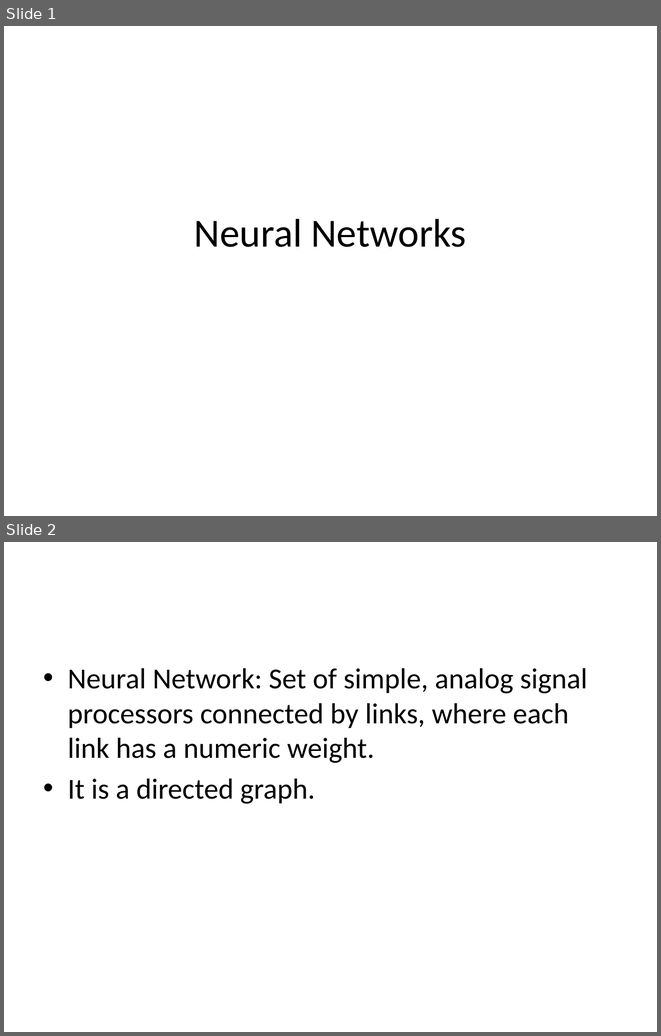
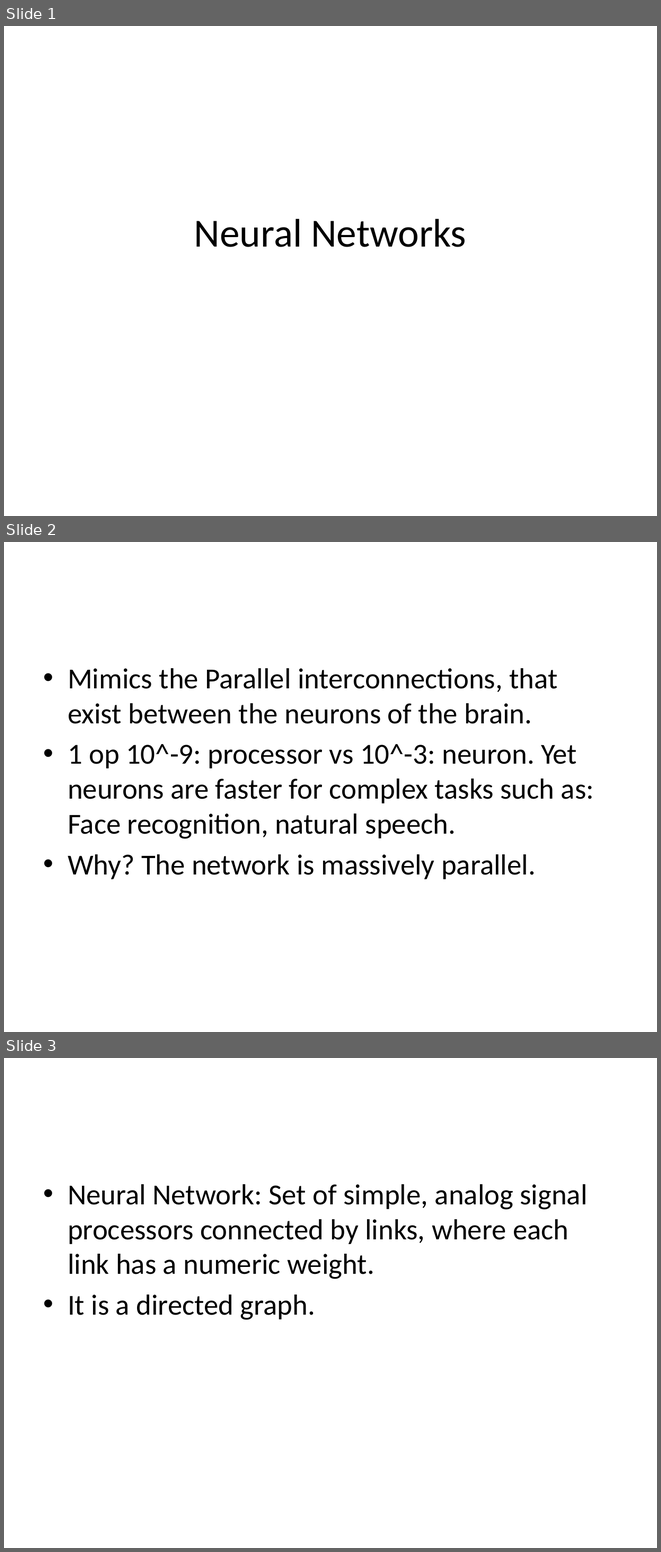
Before and after one commit to edvelezg/unb-nn, a slide deck: Neural Networks.pptx. Shown one above the other, each under a label of ours: slides 1 and 2 before the commit, slides 1, 2 and 3 after it. The pictures are 661x1036 and 661x1552 pixels, drawn with LibreOffice and Linux fonts; fonts in the diff are those of the drawing. Boxes give left, top, right and bottom in pixels: in the first picture for what was removed or moved away, otherwise in the second. Text is boxed around its words. In the diff, an @@ line names an element or a change of style, - is before the commit and + after.

```diff
--- a/Neural Networks.pptx
+++ b/Neural Networks.pptx
@@ slide 2 added at (x1=4, y1=542, x2=657, y2=1032), background #FFFFFF @@
@@ text added at (x1=68, y1=668, x2=594, y2=879), 32 pt, text #000000 @@
+• Mimics the Parallel interconnections, that exist between the neurons of the brain.
+• 1 op 10^-9: processor vs 10^-3: neuron. Yet neurons are faster for complex tasks such as: Face recognition, natural speech.
+• Why? The network is massively parallel.
@@ what was slide 2 is now slide 3 @@
```
Also in this commit, not shown: 4 other slides added, 1 slide removed, 1 other file.
